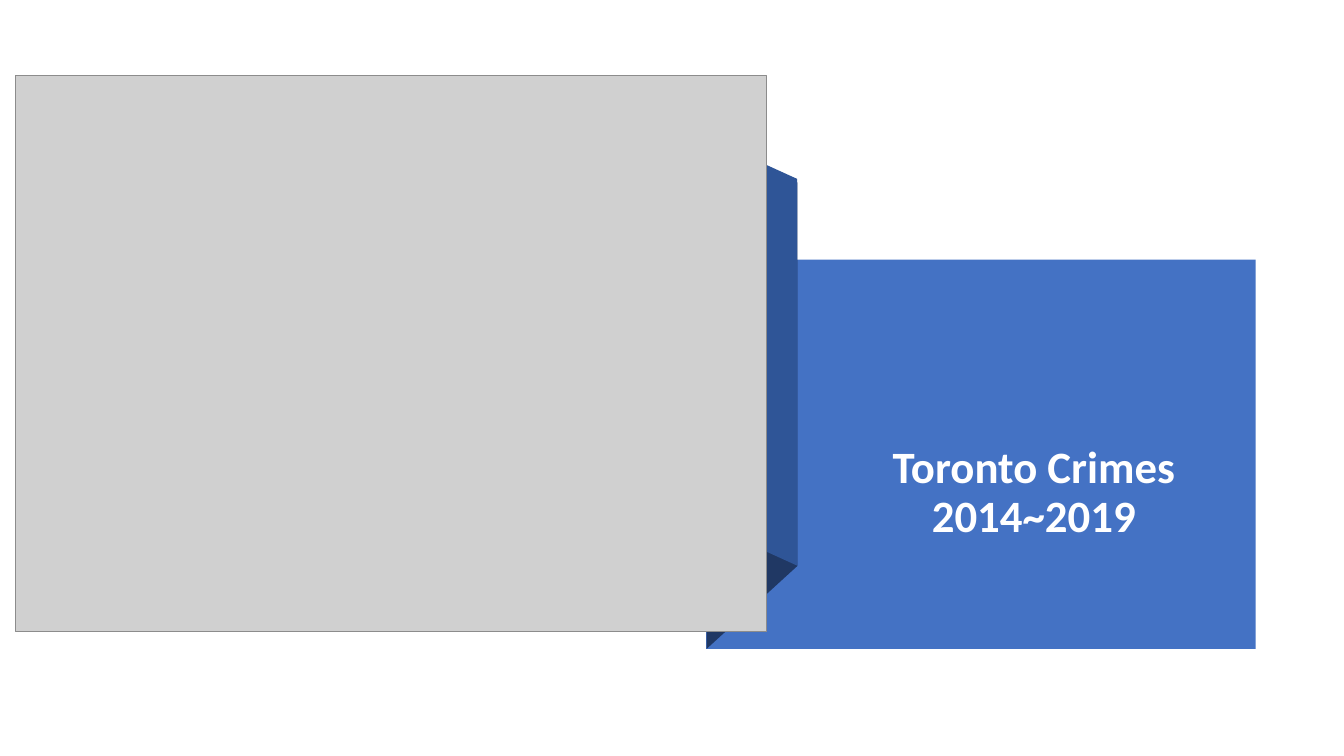
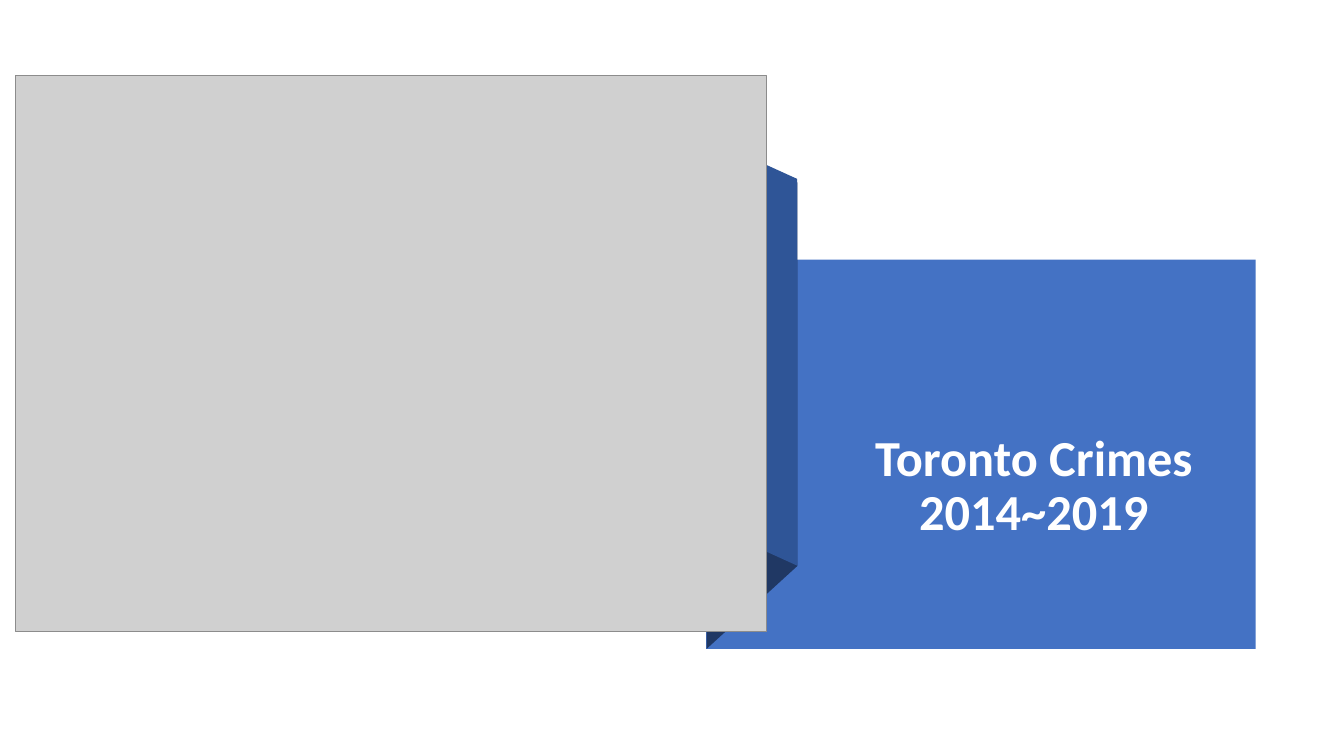
Before and after one commit to neha-nayeem/Project-01, a slide deck: slide 6 of Presentation - Project 01.pptx. Drawn at 1344x756 pixels with LibreOffice and Linux fonts; fonts in the diff are those of the drawing; grey boxes stand for pictures. Boxes give left, top, right and bottom in pixels: in the first picture for what was removed or moved away, otherwise in the second. Text is boxed around its words. In the diff, an @@ line names an element or a change of style, - is before the commit and + after.

```diff
--- a/Presentation - Project 01.pptx
+++ b/Presentation - Project 01.pptx
@@ title "Toronto Crimes 2014~2019" at (813,300,1256,547): size 32 to 36 pt @@
```
Also in this commit, not shown: 8 other slides changed, 1 slide added, 1 slide removed.
